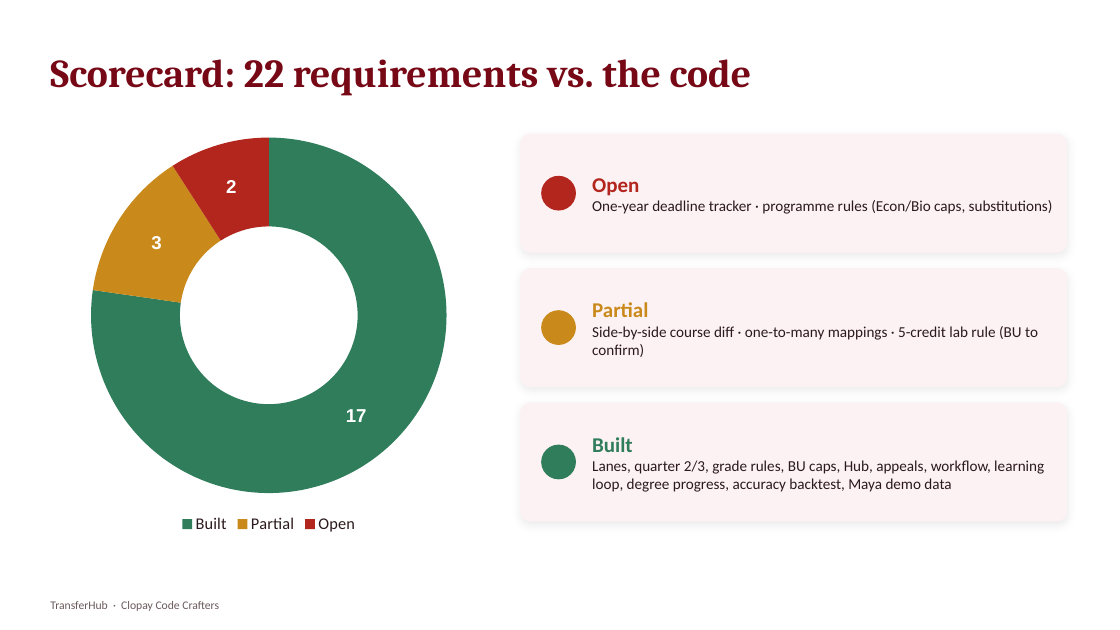
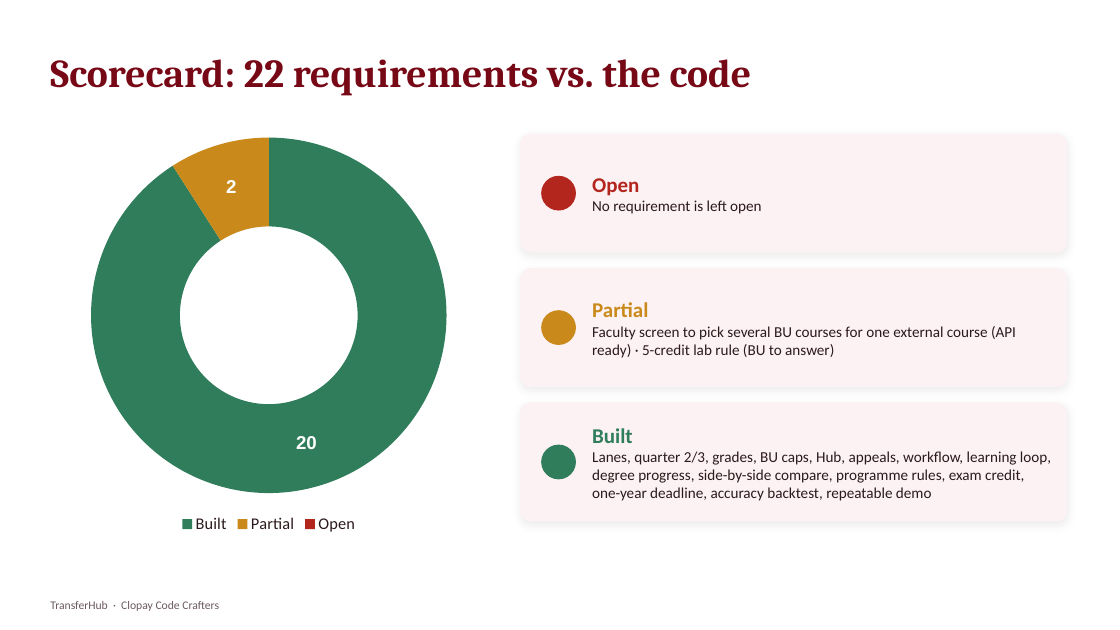
Before and after one commit to raghuramr/transferhub, a slide deck: slide 15 of _designs/deck/TransferHub-Hackathon.pptx (slide 14 before the commit). Drawn at 1120x630 pixels with LibreOffice and Linux fonts; fonts in the diff are those of the drawing. Boxes give left, top, right and bottom in pixels: in the first picture for what was removed or moved away, otherwise in the second. Text is boxed around its words. In the diff, an @@ line names an element or a change of style, - is before the commit and + after.

```diff
--- a/_designs/deck/TransferHub-Hackathon.pptx
+++ b/_designs/deck/TransferHub-Hackathon.pptx
@@ doughnut chart at <box>50,126,487,538</box> @@
@@ Series 1, Built: 17 to 20 @@
@@ Series 1, Partial: 3 to 2 @@
@@ Series 1, Open: 2 to 0 @@
@@ text at <box>592,200,761,214</box>: text changed @@
-One-year deadline tracker · programme rules (Econ/Bio caps, substitutions)
+No requirement is left open
@@ text at <box>592,326,1016,358</box>: text changed @@
-Side-by-side course diff · one-to-many mappings · 5-credit lab rule (BU to confirm)
+Faculty screen to pick several BU courses for one external course (API ready) · 5-credit lab rule (BU to answer)
@@ text at <box>592,451,1051,501</box>: text changed @@
-Lanes, quarter 2/3, grade rules, BU caps, Hub, appeals, workflow, learning loop, degree progress, accuracy backtest, Maya demo data
+Lanes, quarter 2/3, grades, BU caps, Hub, appeals, workflow, learning loop, degree progress, side-by-side compare, programme rules, exam credit, one-year deadline, accuracy backtest, repeatable demo
```
Also in this commit, not shown: 1 other slide changed, 1 slide added, 3 other files.
